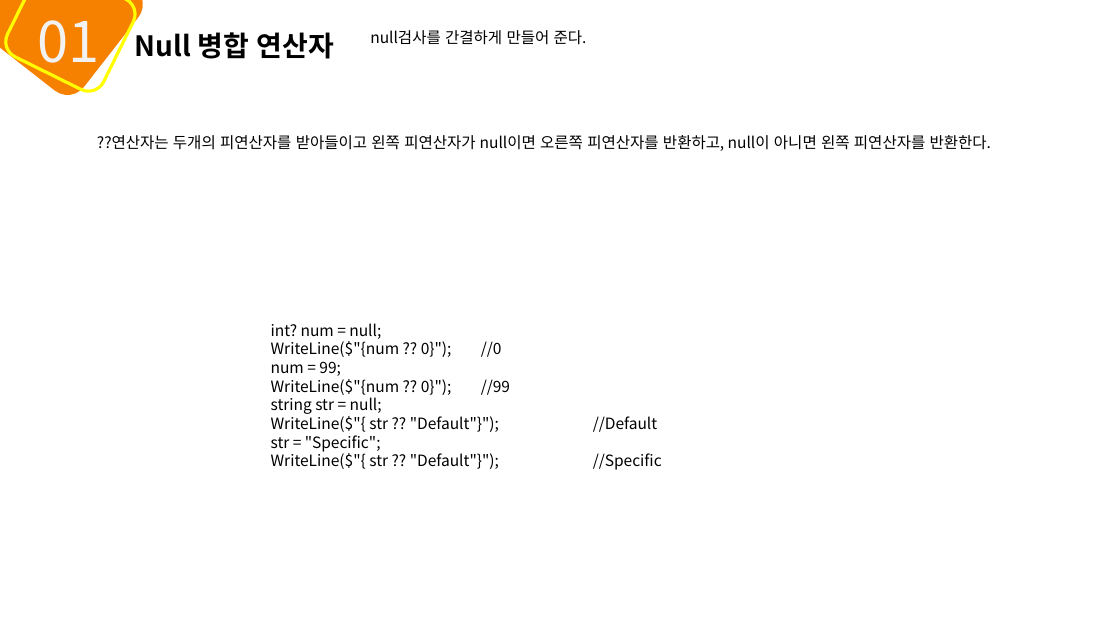
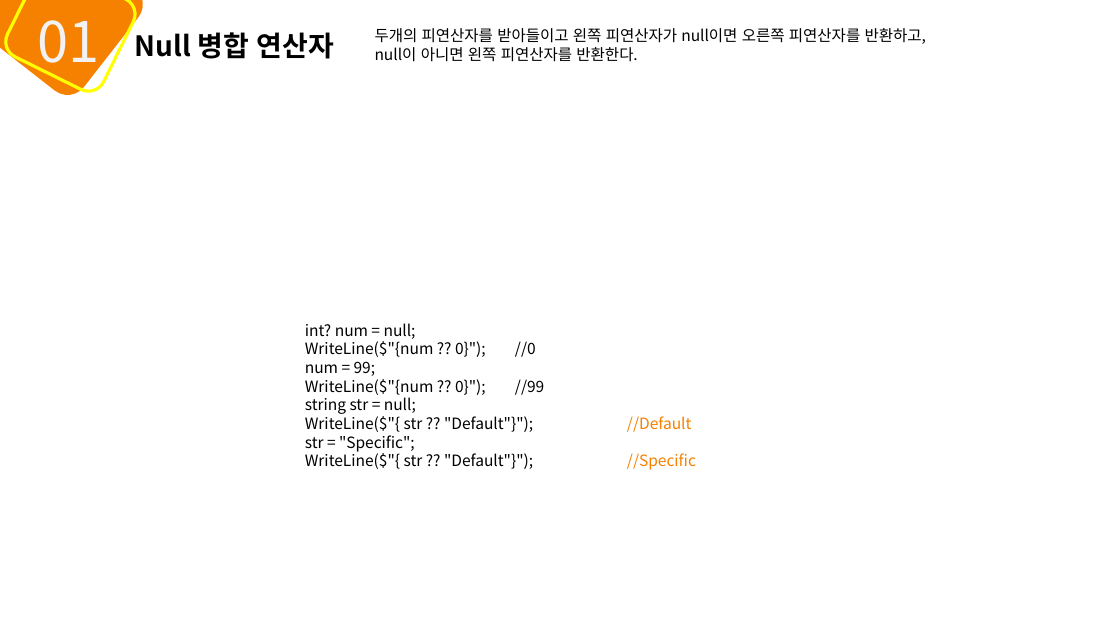
Before and after one commit to mins1119/C-, a slide deck: slide 13 of 2주차.pptx. Drawn at 1120x630 pixels with LibreOffice and Linux fonts; fonts in the diff are those of the drawing. Boxes give left, top, right and bottom in pixels: in the first picture for what was removed or moved away, otherwise in the second. Text is boxed around its words. In the diff, an @@ line names an element or a change of style, - is before the commit and + after.

```diff
--- a/2주차.pptx
+++ b/2주차.pptx
@@ text at [375,28,926,62]: text changed @@
-??연산자는 두개의 피연산자를 받아들이고 왼쪽 피연산자가 null이면 오른쪽 피연산자를 반환하고, null이 아니면 왼쪽 피연산자를 반환한다.
+두개의 피연산자를 받아들이고 왼쪽 피연산자가 null이면 오른쪽 피연산자를 반환하고,
+null이 아니면 왼쪽 피연산자를 반환한다.
@@ text removed at [370,30,587,45] @@
-null검사를 간결하게 만들어 준다.
@@ text "int? num = null;": place and size @@
-text "int? num = null;" at [271,323,662,470]
+text "int? num = null;" at [305,323,696,470]
@@ text at [305,413,696,470]: text colour #000000 to #F68100 in "//Default", "//Specific" @@
```
Also in this commit, not shown: 47 other slides changed.
